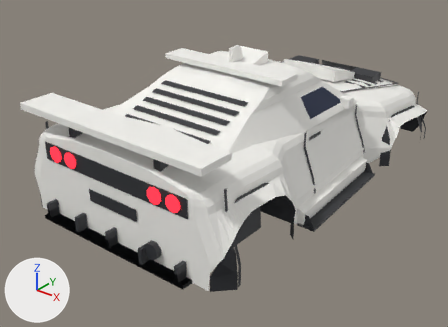
Two versions of the Blender file assets/meshes/cuneo/Cuneo.blend, one commit apart.
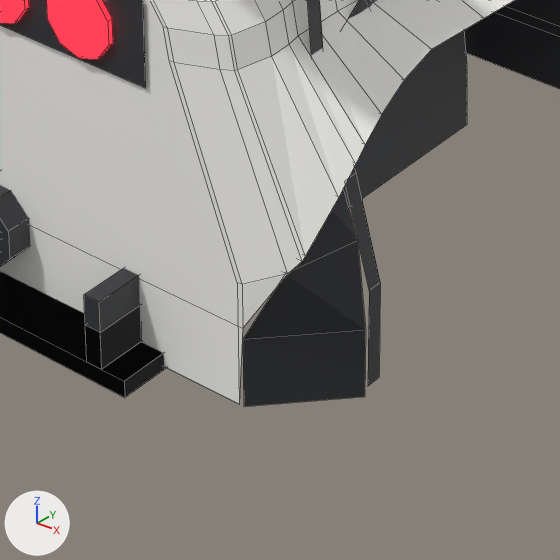
The first picture shows the older version from a camera (50 mm lens) standing at (9.9, -13.7, 6.87) and looking at (-0.27, -0.99, -1.01). The close-ups show the older and then the newer version on the part from 35% to 63% of the width and 61% to 100% of the height of that picture. Only the edits that show in the close-ups are written down. The axes (+X, +Y, +Z) are drawn at lower left. The lights are the same throughout. The close-ups show mesh edges as thin lines.

Script lines for the objects in view, before the commit:
```python
me_archlip_rr = bpy.data.meshes.new('ArchLip_RR')
me_archlip_rr.from_pydata(...)  # 26 vertices, 12 faces; spans x 2.92..3.33, y -5.45..-2.45, z -1.42..0.49
me_archlip_rr.materials.append(mat_trim)  # dark grey #2f3035
me_exhaust = bpy.data.meshes.new('Exhaust')
me_exhaust.from_pydata(...)  # an 8-sided cylinder along y spanning x 1.097..1.503, y -5.6..-5.2, z -1.203..-0.797
me_exhaust.materials.append(mat_trim)  # dark grey #2f3035
me_ink_bumpr_r = bpy.data.meshes.new('Ink_BumpR_R')
me_ink_bumpr_r.from_pydata(...)  # 10 vertices, 4 faces; spans x 2.93..3.33, y -4.99..-4.91, z -1.37..0.88
me_ink_bumpr_r.materials.append(mat_trim)  # dark grey #2f3035
ob_archlip_rr = bpy.data.objects.new('ArchLip_RR', me_archlip_rr)
ob_archlip_rr.location = (0.0, 0.0, 0.0)
ob_exhaust = bpy.data.objects.new('Exhaust', me_exhaust)
ob_exhaust.location = (0.0, 0.0, 0.0)
ob_ink_bumpr_r = bpy.data.objects.new('Ink_BumpR_R', me_ink_bumpr_r)
ob_ink_bumpr_r.location = (0.0, 0.0, 0.0)
# also in view: 'Underbody' at (0.0, 0.28, -0.57); 'TailLight_R' at (1.67, -5.48, 0.42); 'TailGarnish' at (0.0, -5.47, 0.42); 'Opt_Diffuser_Road_AccDiffuser' at (0.0, -5.47, -1.28); 'BumperRear' at (0.0, -5.22, -0.16)
```
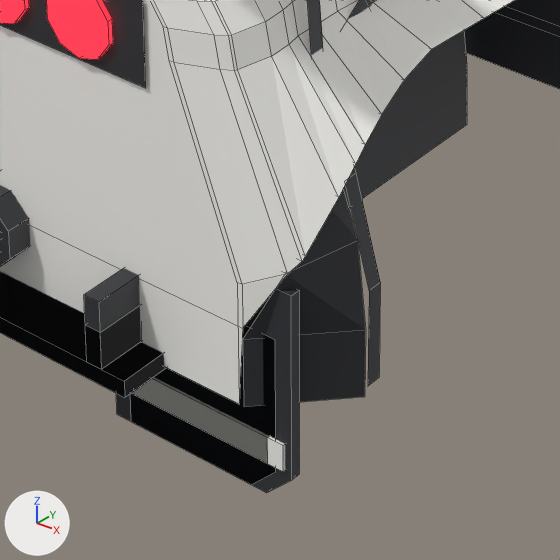
Edits to the bpy script that builds the scene:
```text
Add me_opt_mudflaps_long_accmudflapslongband:
    me_opt_mudflaps_long_accmudflapslongband.from_pydata(...)  # a box spanning x 2.04..3.12, y 2.7..2.8, z -1.75..-1.59; a box spanning x -3.12..-2.04, y 2.7..2.8, z -1.75..-1.59; a box spanning x 2.04..3.12, y -5.4..-5.3, z -1.75..-1.59; a box spanning x -3.12..-2.04, y -5.4..-5.3, z -1.75..-1.59
    me_opt_mudflaps_long_accmudflapslongband.materials.append(mat_body)  # white #f7f6f1
Add me_opt_mudflaps_long_accmudflapslong:
    me_opt_mudflaps_long_accmudflapslong.from_pydata(...)  # 40 vertices, 28 faces; spans x -3.16..3.16, y -5.38..2.78, z -1.95..-0.7
    me_opt_mudflaps_long_accmudflapslong.materials.append(mat_trim)  # dark grey #2f3035
Add me_opt_mudflaps_rally_accmudflapsband:
    me_opt_mudflaps_rally_accmudflapsband.from_pydata(...)  # a box spanning x 2.14..3.02, y 2.7..2.8, z -1.75..-1.59; a box spanning x -3.02..-2.14, y 2.7..2.8, z -1.75..-1.59; a box spanning x 2.14..3.02, y -5.4..-5.3, z -1.75..-1.59; a box spanning x -3.02..-2.14, y -5.4..-5.3, z -1.75..-1.59
    me_opt_mudflaps_rally_accmudflapsband.materials.append(mat_body)  # white #f7f6f1
Add me_opt_mudflaps_rally_accmudflaps:
    me_opt_mudflaps_rally_accmudflaps.from_pydata(...)  # 40 vertices, 28 faces; spans x -3.06..3.06, y -5.38..2.78, z -1.95..-1.0
    me_opt_mudflaps_rally_accmudflaps.materials.append(mat_trim)  # dark grey #2f3035
Add ob_opt_mudflaps_long_accmudflapslongband:
    ob_opt_mudflaps_long_accmudflapslongband = bpy.data.objects.new('Opt_Mudflaps_Long_AccMudflapsLongBand', me_opt_mudflaps_long_accmudflapslongband)
    ob_opt_mudflaps_long_accmudflapslongband.location = (0.0, 0.0, 0.0)
Add ob_opt_mudflaps_long_accmudflapslong:
    ob_opt_mudflaps_long_accmudflapslong = bpy.data.objects.new('Opt_Mudflaps_Long_AccMudflapsLong', me_opt_mudflaps_long_accmudflapslong)
    ob_opt_mudflaps_long_accmudflapslong.location = (0.0, 0.0, 0.0)
Add ob_opt_mudflaps_rally_accmudflapsband:
    ob_opt_mudflaps_rally_accmudflapsband = bpy.data.objects.new('Opt_Mudflaps_Rally_AccMudflapsBand', me_opt_mudflaps_rally_accmudflapsband)
    ob_opt_mudflaps_rally_accmudflapsband.location = (0.0, 0.0, 0.0)
Add ob_opt_mudflaps_rally_accmudflaps:
    ob_opt_mudflaps_rally_accmudflaps = bpy.data.objects.new('Opt_Mudflaps_Rally_AccMudflaps', me_opt_mudflaps_rally_accmudflaps)
    ob_opt_mudflaps_rally_accmudflaps.location = (0.0, 0.0, 0.0)
```

Pixel boxes (x1, y1, x2, y2) of what changed, in the close-ups (560 x 560 px):
'Opt_Mudflaps_Long_AccMudflapsLong', added
    after: (116, 289, 299, 493)
'Opt_Mudflaps_Rally_AccMudflaps', added
    after: (130, 326, 276, 483)
'Opt_Mudflaps_Long_AccMudflapsLongBand', added
    after: (132, 377, 285, 472)
'Opt_Mudflaps_Rally_AccMudflapsBand', added
    after: (134, 377, 268, 462)
